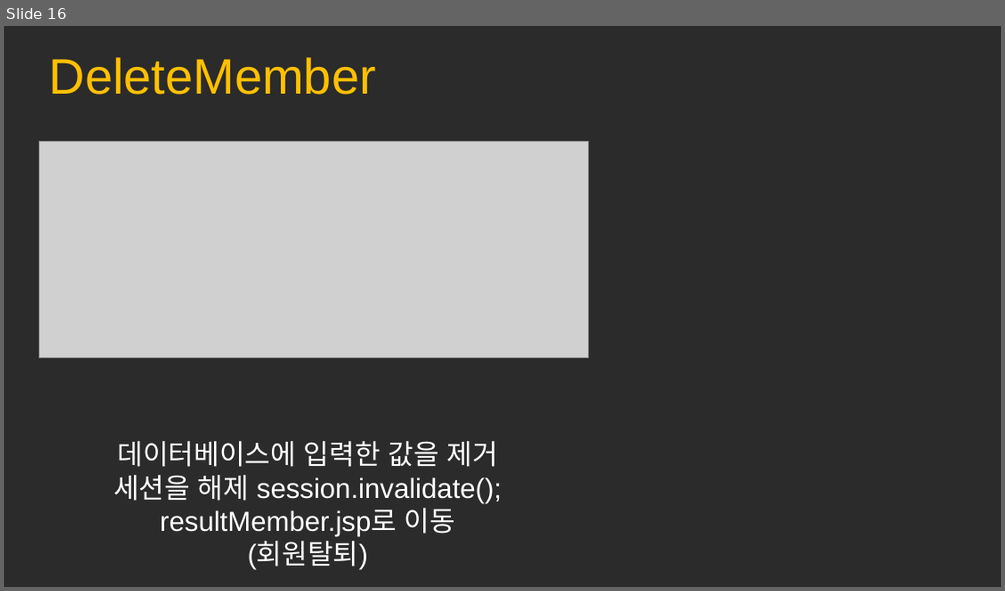
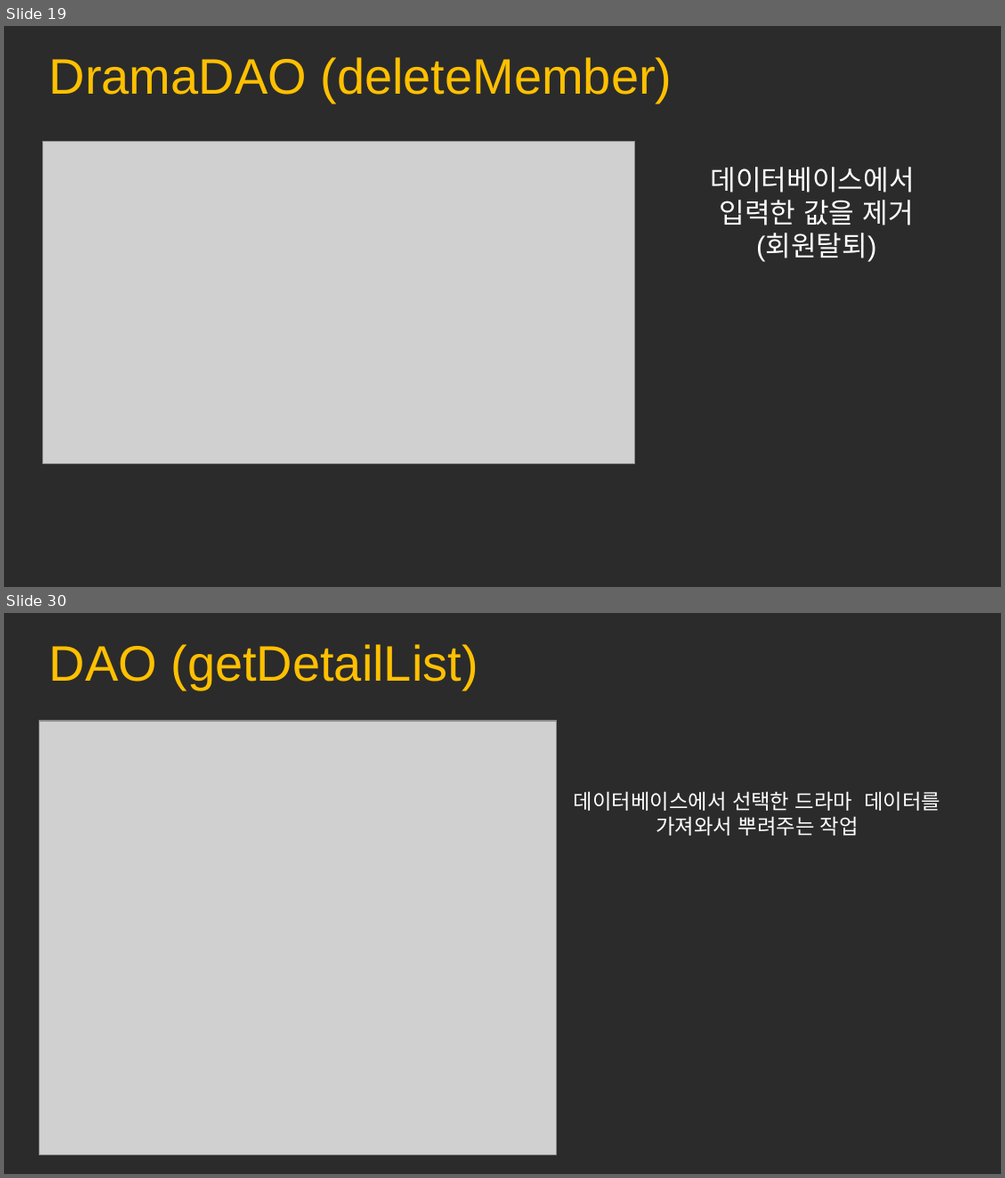
Before and after one commit to mina0502/portfolio, a slide deck: jsp/JSP.pptx. Shown one above the other, each under a label of ours: slide 16 before the commit, slides 19 and 30 after it; the slides between them are not shown. The pictures are 1005x591 and 1005x1178 pixels, drawn with LibreOffice and Linux fonts; fonts in the diff are those of the drawing; grey boxes stand for pictures; background and template pictures are left out; a plain dark background stands for a picture behind light text. Boxes give left, top, right and bottom in pixels: in the first picture for what was removed or moved away, otherwise in the second. Text is boxed around its words. In the diff, an @@ line names an element or a change of style, - is before the commit and + after.

```diff
--- a/jsp/JSP.pptx
+++ b/jsp/JSP.pptx
@@ slide 30 added at [4,613,1001,1174], background picture (left out) @@
@@ text added at [49,644,477,690], 36 pt, text #FFC000 @@
+DAO (getDetailList)
@@ picture added at [39,721,556,1154] @@
@@ text added at [574,791,940,835], 15 pt, text #FFFFFF @@
+데이터베이스에서 선택한 드라마 데이터를
+가져와서 뿌려주는 작업
@@ what was slide 16 is now slide 19 @@
@@ slide 19 changed as well @@
@@ text at [49,57,672,103]: text changed @@
-DeleteMember
+DramaDAO (deleteMember)
@@ picture: place and size @@
-picture at [39,142,588,358]
+picture at [43,142,635,464]
@@ text "데이터베이스에서": place and size @@
-text "데이터베이스에서" at [113,441,502,570]
+text "데이터베이스에서" at [711,167,914,262]
@@ text at [711,167,914,225]: text changed @@
-데이터베이스에 입력한 값을 제거
-세션을 해제 session.invalidate();
-resultMember.jsp로 이동
+데이터베이스에서
+입력한 값을 제거
```
Also in this commit, not shown: 2 other slides changed, 25 other slides added, 1 slide removed.
